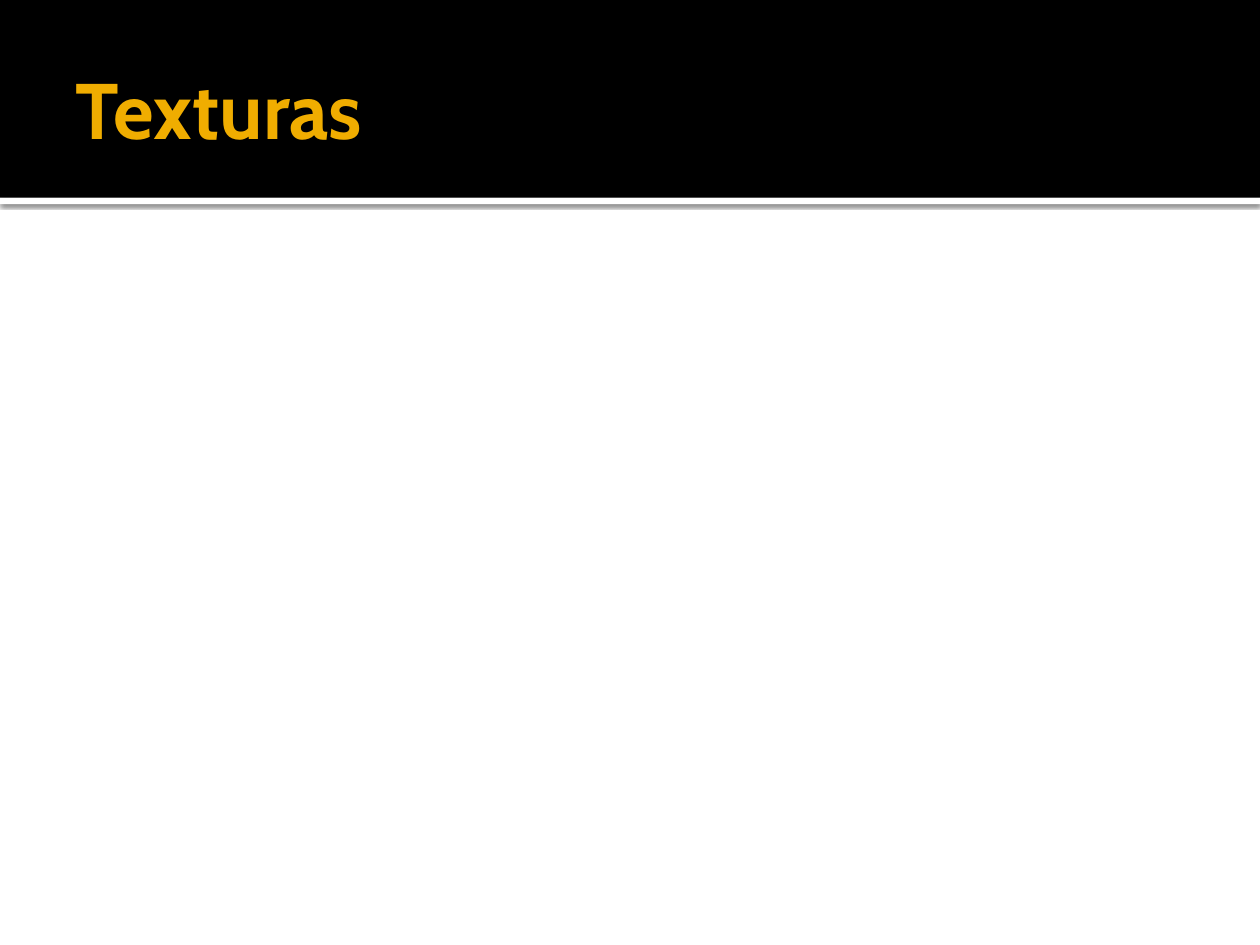
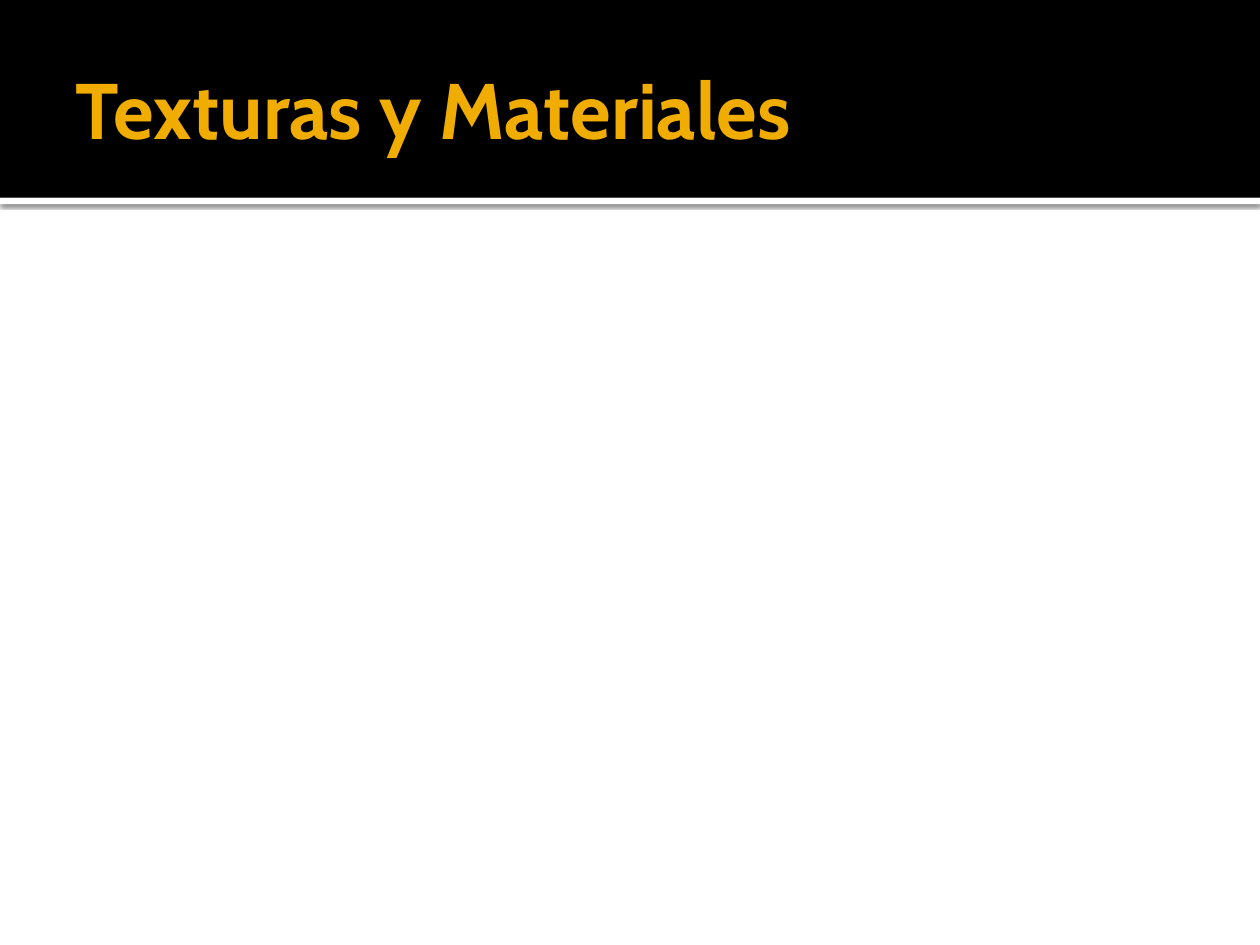
Before and after one commit to kringol/java3dengine, a slide deck: slide 19 of teoria/j3dEngine_chapter2.pptx (slide 18 before the commit). Drawn at 1260x945 pixels with LibreOffice and Linux fonts; fonts in the diff are those of the drawing. Boxes give left, top, right and bottom in pixels: in the first picture for what was removed or moved away, otherwise in the second. Text is boxed around its words. In the diff, an @@ line names an element or a change of style, - is before the commit and + after.

```diff
--- a/teoria/j3dEngine_chapter2.pptx
+++ b/teoria/j3dEngine_chapter2.pptx
@@ title at [76,80,791,156]: text changed @@
-Texturas
+Texturas y Materiales
```
Also in this commit, not shown: 1 slide added, 4 other files.
